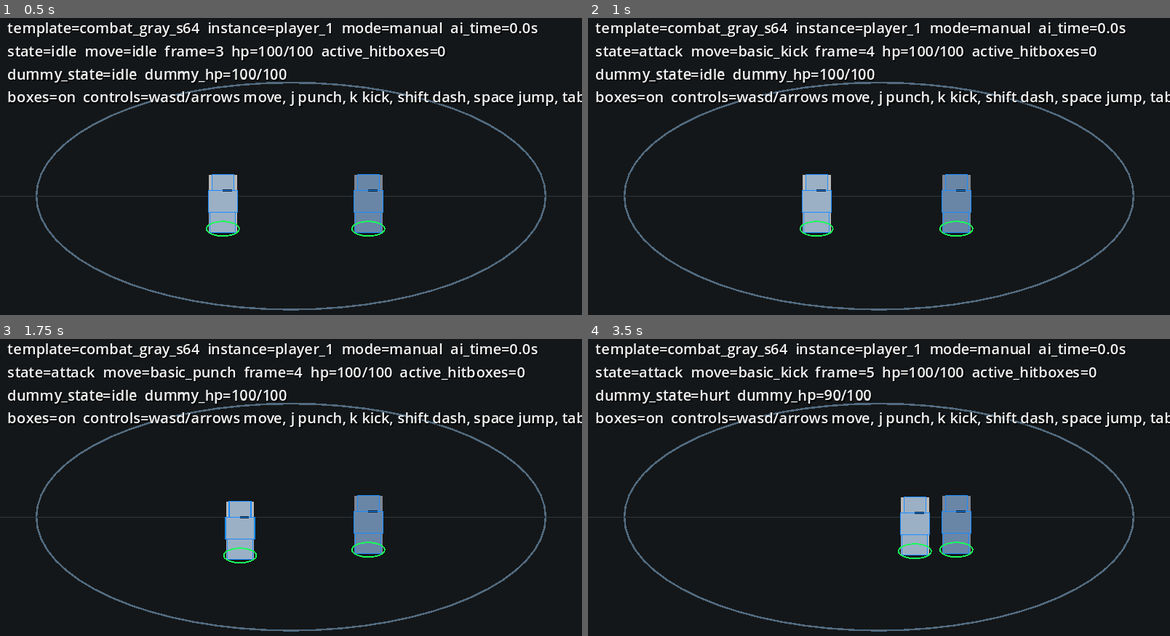
Above: before the commit, frames 1-4 (two rows, left to right).
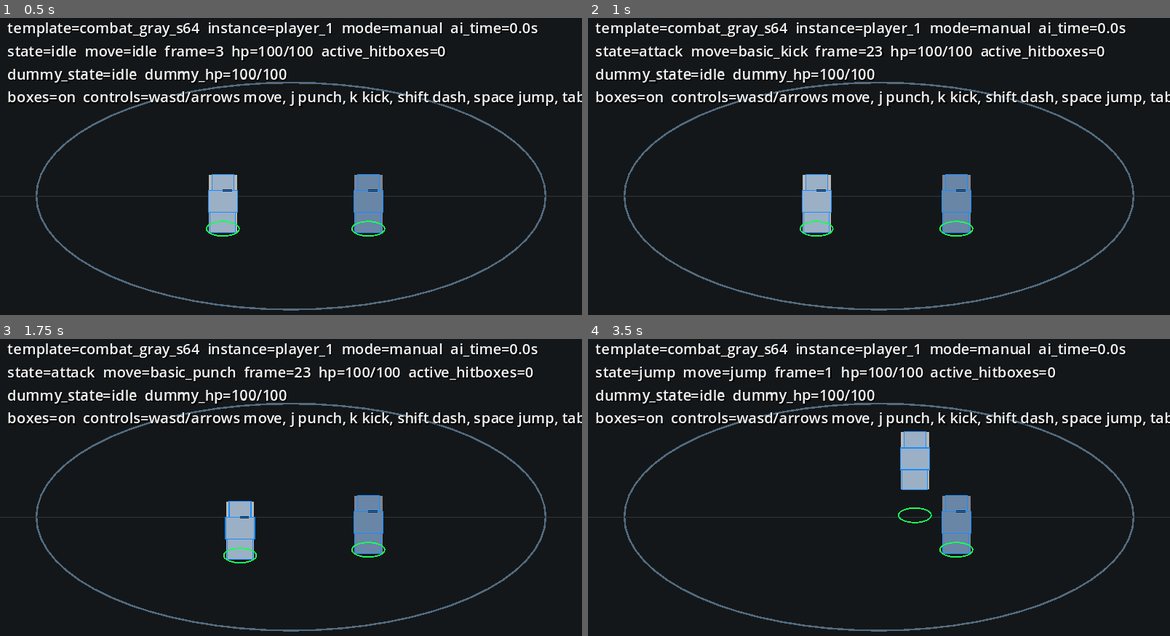
Above: after the commit, the same moments.

Repository: proletariat64/SpritesPlayground
Game: Godot game, scene res://godot/scenes/Playground.tscn
Same seed, same stepped clock (60 frames per second), same inputs: the game is played once before the commit and once after it.
Inputs:
- Up to frame 1 (0.5 s): no input
- Up to frame 2 (1 s): tap Enter at 0.5 s; hold D (move_right) from 0.53 s (still down); tap K (basic_kick) at 0.6 s; tap Space (jump) at 0.77 s; tap J (basic_punch) at 0.8 s
- Up to frame 3 (1.75 s): tap Space (jump) at 1.07, 1.52 s; release D (move_right) at 1.28 s; hold S (move_down) from 1.28 s (still down); tap J (basic_punch) at 1.35 s; tap Shift (dash) at 1.55 s
- Up to frame 4 (3.5 s): tap Space (jump) at 1.82, 2.3, 2.85, 3.02, 3.32 s; release S (move_down) at 2.03 s; hold D (move_right) 2.03-2.78 s; tap Shift (dash) at 2.1 s; hold W (move_up) from 2.78 s (still down); tap K (basic_kick) at 3.05 s

Frame 1 is identical in both runs. In frame 2, 0.8% of the frame differs, in the area x 47-89%, y 9-15%; in frame 3, 0.8%; in frame 4, 4.3%, in the area x 8-88%, y 9-75%.

Commit message:
fix: address G1 runtime review findings

Diff:
--- /dev/null
+++ b/godot/scripts/character_template.gd
@@ -0,0 +1,23 @@
+extends Resource
+class_name CharacterTemplate
+
+const MoveLibraryScript := preload("res://godot/scripts/move_library.gd")
+
+
+static func combat_gray_s64() -> Dictionary:
+	return {
+		"template_id": "combat_gray_s64",
+		"sprite_size_class": "s64",
+		"frame_size": 80,
+		"max_hp": 100,
+		"hurtbox_profile": {
+			"hurt_head": Rect2(-12, -64, 24, 18),
+			"hurt_upper_body": Rect2(-16, -46, 32, 24),
+			"hurt_lower_body": Rect2(-14, -22, 28, 22),
+		},
+		"foot_collision_profile": {
+			"center": Vector2(0, -4),
+			"radius": Vector2(18, 8),
+		},
+		"move_templates": MoveLibraryScript.combat_gray_s64_moves(),
+	}
--- a/godot/scripts/combat_character.gd
+++ b/godot/scripts/combat_character.gd
@@ -3,6 +3,7 @@
 
 const MoveExecutorScript := preload("res://godot/scripts/move_executor.gd")
 const StateMachineScript := preload("res://godot/scripts/combat_state_machine.gd")
+const CharacterTemplateScript := preload("res://godot/scripts/character_template.gd")
 
 var template_id: String = "combat_gray_s64"
 var instance_id: String = "character"
@@ -13,16 +14,9 @@
 var control_mode: String = "manual"
 var debug_boxes_visible: bool = true
 var is_test_dummy: bool = false
-
-var hurtbox_profile: Dictionary = {
-	"hurt_head": Rect2(-12, -64, 24, 18),
-	"hurt_upper_body": Rect2(-16, -46, 32, 24),
-	"hurt_lower_body": Rect2(-14, -22, 28, 22),
-}
-var foot_collision_profile: Dictionary = {
-	"center": Vector2(0, -4),
-	"radius": Vector2(18, 8),
-}
+var template: Dictionary = {}
+var hurtbox_profile: Dictionary = {}
+var foot_collision_profile: Dictionary = {}
 
 var move_executor: Node
 var state_machine: Node
@@ -35,11 +29,12 @@
 
 
 func _ready() -> void:
-	_rng.randomize()
+	_rng.seed = hash(instance_id)
+	_load_template()
 	move_executor = MoveExecutorScript.new()
 	move_executor.name = "move_executor"
 	add_child(move_executor)
-	move_executor.configure(_combat_gray_move_templates())
+	move_executor.configure(template["move_templates"])
 
 	state_machine = StateMachineScript.new()
 	state_machine.name = "state_machine"
@@ -47,6 +42,17 @@
 	state_machine.configure(move_executor)
 
 	queue_redraw()
+
+
+func _load_template() -> void:
+	template = CharacterTemplateScript.combat_gray_s64()
+	template_id = str(template["template_id"])
+	sprite_size_class = str(template["sprite_size_class"])
+	frame_size = int(template["frame_size"])
+	max_hp = int(template["max_hp"])
+	current_hp = max_hp
+	hurtbox_profile = template["hurtbox_profile"].duplicate(true)
+	foot_collision_profile = template["foot_collision_profile"].duplicate(true)
 
 
 func tick_character(delta: float, arena_center: Vector2, arena_radius: Vector2) -> void:
@@ -85,28 +91,12 @@
 	position = new_position
 	current_hp = max_hp
 	_flash_time = 0.0
-	move_executor.cancel()
-	state_machine.current_state = StateMachineScript.STATE_IDLE
-	state_machine.current_move = ""
-	state_machine.visual_jump_offset = 0.0
-	state_machine.state_elapsed = 0.0
+	state_machine.reset_to_idle()
 	queue_redraw()
 
 
 func active_hitboxes_world() -> Array:
-	var entries: Array = []
-	for local_entry in move_executor.active_hitboxes_local():
-		var local_rect: Rect2 = local_entry["rect"]
-		if state_machine.facing < 0:
-			local_rect.position.x = -local_rect.position.x - local_rect.size.x
-		local_rect.position.y += state_machine.visual_jump_offset
-		entries.append({
-			"window_index": int(local_entry["window_index"]),
-			"hitbox_id": str(local_entry["hitbox_id"]),
-			"damage": int(local_entry["damage"]),
-			"rect": Rect2(global_position + local_rect.position, local_rect.size),
-		})
-	return entries
+	return move_executor.active_hitboxes_world(global_position, state_machine.facing, state_machine.visual_jump_offset)
 
 
 func hurtboxes_world() -> Array:
@@ -148,9 +138,15 @@
 	if Input.is_action_just_pressed("jump"):
 		state_machine.request_action("jump")
 	if Input.is_action_just_pressed("basic_punch"):
-		state_machine.request_action("basic_punch")
+		request_attack("basic_punch")
 	if Input.is_action_just_pressed("basic_kick"):
-		state_machine.request_action("basic_kick")
+		request_attack("basic_kick")
+
+
+func request_attack(move_id: String) -> bool:
+	if not state_machine.can_start_attack():
+		return false
+	return move_executor.start_attack_intent(move_id)
 
 
 func _tick_ai(delta: float) -> Vector2:
@@ -171,9 +167,9 @@
 		3:
 			state_machine.request_action("jump")
 		4:
-			state_machine.request_action("basic_punch")
+			request_attack("basic_punch")
 		5:
-			state_machine.request_action("basic_kick")
+			request_attack("basic_kick")
 	return _ai_vector
 
 
@@ -188,39 +184,6 @@
 	position += clamped_foot - foot
 
 
-func _combat_gray_move_templates() -> Dictionary:
-	return {
-		"basic_punch": {
-			"move_id": "basic_punch",
-			"fps": 12.0,
-			"duration": 0.45,
-			"hitbox_windows": [
-				{
-					"from": 0.12,
-					"to": 0.20,
-					"hitbox_id": "hit_fist_1",
-					"damage": 8,
-					"rect": Rect2(12, -48, 24, 14),
-				},
-			],
-		},
-		"basic_kick": {
-			"move_id": "basic_kick",
-			"fps": 12.0,
-			"duration": 0.55,
-			"hitbox_windows": [
-				{
-					"from": 0.20,
-					"to": 0.32,
-					"hitbox_id": "hit_leg_1",
-					"damage": 10,
-					"rect": Rect2(10, -26, 34, 14),
-				},
-			],
-		},
-	}
-
-
 func _draw() -> void:
 	var jump_y: float = state_machine.visual_jump_offset
 	var body_color := Color(0.72, 0.72, 0.72)
@@ -244,11 +207,9 @@
 		draw_rect(rect, Color(0.1, 0.55, 1.0, 0.18), true)
 		draw_rect(rect, Color(0.1, 0.55, 1.0), false, 1.0)
 
-	for hitbox in move_executor.active_hitboxes_local():
+	for hitbox in active_hitboxes_world():
 		var hit_rect: Rect2 = hitbox["rect"]
-		if state_machine.facing < 0:
-			hit_rect.position.x = -hit_rect.position.x - hit_rect.size.x
-		hit_rect.position.y += jump_y
+		hit_rect.position -= global_position
 		draw_rect(hit_rect, Color(1.0, 0.18, 0.08, 0.26), true)
 		draw_rect(hit_rect, Color(1.0, 0.18, 0.08), false, 1.0)
 
--- a/godot/scripts/combat_state_machine.gd
+++ b/godot/scripts/combat_state_machine.gd
@@ -15,6 +15,7 @@
 var visual_jump_offset: float = 0.0
 var state_elapsed: float = 0.0
 var facing: int = 1
+var locked_attack_facing: int = 1
 
 var walk_speed: float = 95.0
 var dash_speed: float = 240.0
@@ -28,6 +29,7 @@
 
 func configure(move_executor: Node) -> void:
 	_move_executor = move_executor
+	_move_executor.move_started.connect(_on_move_started)
 	_move_executor.move_finished.connect(_on_move_finished)
 
 
@@ -36,7 +38,7 @@
 		return false
 	if current_state == STATE_HURT:
 		return false
-	if current_state == STATE_ATTACK and _move_executor.is_executing():
+	if current_state == STATE_ATTACK:
 		return false
 
 	match action_id:
@@ -46,12 +48,19 @@
 		STATE_JUMP:
 			_enter_state(STATE_JUMP)
 			return true
-		"basic_punch", "basic_kick":
-			if _move_executor.start_move(action_id):
-				current_move = action_id
-				_enter_state(STATE_ATTACK)
-				return true
 	return false
+
+
+func can_start_attack() -> bool:
+	return current_state in [STATE_IDLE, STATE_WALK]
+
+
+func reset_to_idle() -> void:
+	_move_executor.cancel()
+	velocity = Vector2.ZERO
+	visual_jump_offset = 0.0
+	current_move = STATE_IDLE
+	_enter_state(STATE_IDLE)
 
 
 func enter_hurt() -> void:
@@ -74,17 +83,19 @@
 	velocity = Vector2.ZERO
 	state_elapsed += delta
 
-	if input_vector.x < -0.05:
-		facing = -1
-	elif input_vector.x > 0.05:
-		facing = 1
+	if current_state != STATE_ATTACK:
+		if input_vector.x < -0.05:
+			facing = -1
+		elif input_vector.x > 0.05:
+			facing = 1
 
 	match current_state:
 		STATE_DEAD:
 			visual_jump_offset = 0.0
 			return
 		STATE_ATTACK:
-			_move_executor.tick(delta)
+			facing = locked_attack_facing
+			_move_executor.tick()
 			visual_jump_offset = 0.0
 			return
 		STATE_HURT:
@@ -143,3 +154,11 @@
 	if current_state == STATE_ATTACK:
 		current_move = ""
 		_enter_state(STATE_IDLE)
+
+
+func _on_move_started(move_id: String) -> void:
+	if current_state == STATE_DEAD or current_state == STATE_HURT:
+		return
+	locked_attack_facing = facing
+	current_move = move_id
+	_enter_state(STATE_ATTACK)
--- a/godot/scripts/move_executor.gd
+++ b/godot/scripts/move_executor.gd
@@ -2,11 +2,11 @@
 class_name MoveExecutor
 
 signal move_finished(move_id: String)
+signal move_started(move_id: String)
 
 var move_templates: Dictionary = {}
 var active_move_id: String = ""
 var active_move: Dictionary = {}
-var elapsed: float = 0.0
 var frame_index: int = 0
 
 var _hit_marks: Dictionary = {}
@@ -17,34 +17,30 @@
 	cancel()
 
 
-func start_move(move_id: String) -> bool:
+func start_attack_intent(move_id: String) -> bool:
 	if not move_templates.has(move_id):
 		return false
 	active_move_id = move_id
 	active_move = move_templates[move_id]
-	elapsed = 0.0
 	frame_index = 0
 	_hit_marks.clear()
+	move_started.emit(active_move_id)
 	return true
 
 
 func cancel() -> void:
 	active_move_id = ""
 	active_move = {}
-	elapsed = 0.0
 	frame_index = 0
 	_hit_marks.clear()
 
 
-func tick(delta: float) -> void:
+func tick() -> void:
 	if not is_executing():
 		return
 
-	elapsed += delta
-	var fps := float(active_move.get("fps", 12.0))
-	frame_index = int(floor(elapsed * fps))
-
-	if elapsed >= float(active_move.get("duration", 0.0)):
+	frame_index += 1
+	if frame_index >= int(active_move.get("total_frames", 1)):
 		var finished_id := active_move_id
 		cancel()
 		move_finished.emit(finished_id)
@@ -66,15 +62,31 @@
 	var windows: Array = active_move.get("hitbox_windows", [])
 	for i in windows.size():
 		var window: Dictionary = windows[i]
-		var starts_at := float(window.get("from", 0.0))
-		var ends_at := float(window.get("to", 0.0))
-		if elapsed < starts_at or elapsed > ends_at:
+		var first_frame := int(window.get("from_frame", 0))
+		var last_frame := int(window.get("to_frame", first_frame))
+		if frame_index < first_frame or frame_index > last_frame:
 			continue
 		entries.append({
 			"window_index": i,
 			"hitbox_id": str(window.get("hitbox_id", "")),
 			"damage": int(window.get("damage", 0)),
 			"rect": window.get("rect", Rect2()),
+		})
+	return entries
+
+
+func active_hitboxes_world(owner_position: Vector2, facing: int, visual_jump_offset: float) -> Array:
+	var entries: Array = []
+	for local_entry in active_hitboxes_local():
+		var local_rect: Rect2 = local_entry["rect"]
+		if facing < 0:
+			local_rect.position.x = -local_rect.position.x - local_rect.size.x
+		local_rect.position.y += visual_jump_offset
+		entries.append({
+			"window_index": int(local_entry["window_index"]),
+			"hitbox_id": str(local_entry["hitbox_id"]),
+			"damage": int(local_entry["damage"]),
+			"rect": Rect2(owner_position + local_rect.position, local_rect.size),
 		})
 	return entries
 
--- /dev/null
+++ b/godot/scripts/move_library.gd
@@ -0,0 +1,35 @@
+extends Resource
+class_name MoveLibrary
+
+
+static func combat_gray_s64_moves() -> Dictionary:
+	return {
+		"basic_punch": {
+			"move_id": "basic_punch",
+			"fps": 60,
+			"total_frames": 27,
+			"hitbox_windows": [
+				{
+					"from_frame": 7,
+					"to_frame": 12,
+					"hitbox_id": "hit_fist_1",
+					"damage": 8,
+					"rect": Rect2(12, -48, 24, 14),
+				},
+			],
+		},
+		"basic_kick": {
+			"move_id": "basic_kick",
+			"fps": 60,
+			"total_frames": 33,
+			"hitbox_windows": [
+				{
+					"from_frame": 12,
+					"to_frame": 19,
+					"hitbox_id": "hit_leg_1",
+					"damage": 10,
+					"rect": Rect2(10, -26, 34, 14),
+				},
+			],
+		},
+	}
--- a/godot/scripts/playground.gd
+++ b/godot/scripts/playground.gd
@@ -1,6 +1,7 @@
 extends Node2D
 
 const CombatCharacterScript := preload("res://godot/scripts/combat_character.gd")
+const COMBAT_TICK_RATE := 60
 
 var arena_center := Vector2(320, 205)
 var arena_radius := Vector2(280, 125)
@@ -12,6 +13,7 @@
 
 
 func _ready() -> void:
+	Engine.physics_ticks_per_second = COMBAT_TICK_RATE
 	_ensure_input_actions()
 	player = _spawn_character("combat_gray_s64", "player_1", Vector2(245, 245), false)
 	dummy = _spawn_character("combat_gray_s64", "test_dummy_1", Vector2(405, 245), true)
@@ -19,7 +21,17 @@
 	_ai_started_at_msec = Time.get_ticks_msec()
 
 
-func _process(delta: float) -> void:
+func _process(_delta: float) -> void:
+	_update_debug_gui()
+	queue_redraw()
+
+
+func _physics_process(delta: float) -> void:
+	_process_input()
+	_tick_combat(delta)
+
+
+func _process_input() -> void:
 	if Input.is_action_just_pressed("toggle_ai"):
 		player.control_mode = "ai" if player.control_mode == "manual" else "manual"
 		_ai_started_at_msec = Time.get_ticks_msec()
@@ -32,12 +44,12 @@
 		player.control_mode = "manual"
 		_ai_started_at_msec = Time.get_ticks_msec()
 
+
+func _tick_combat(delta: float) -> void:
 	player.tick_character(delta, arena_center, arena_radius)
 	dummy.tick_character(delta, arena_center, arena_radius)
 	_process_hits(player, dummy)
 	_process_hits(dummy, player)
-	_update_debug_gui()
-	queue_redraw()
 
 
 func _spawn_character(template_id: String, instance_id: String, spawn_position: Vector2, test_dummy: bool) -> Node2D:
--- a/tools/runtime_smoke.gd
+++ b/tools/runtime_smoke.gd
@@ -1,9 +1,6 @@
 extends SceneTree
 
-const CombatCharacterScript := preload("res://godot/scripts/combat_character.gd")
-
-var arena_center := Vector2(320, 205)
-var arena_radius := Vector2(280, 125)
+const PlaygroundScene := preload("res://godot/scenes/Playground.tscn")
 
 
 func _init() -> void:
@@ -11,9 +8,17 @@
 
 
 func _run() -> void:
-	var punch_ok: bool = await _run_move_hit_smoke("basic_punch", 8)
-	var kick_ok: bool = await _run_move_hit_smoke("basic_kick", 10)
-	if punch_ok and kick_ok:
+	var playground: Node = PlaygroundScene.instantiate()
+	root.add_child(playground)
+	await process_frame
+	await physics_frame
+
+	var punch_ok: bool = await _run_move_hit_smoke(playground, "basic_punch", 8)
+	var kick_ok: bool = await _run_move_hit_smoke(playground, "basic_kick", 10)
+	var lethal_ok: bool = await _run_lethal_smoke(playground)
+	var non_goal_ok: bool = await _run_non_goal_attack_lockout_smoke(playground)
+	var ai_ok: bool = await _run_ai_stress_smoke(playground)
+	if punch_ok and kick_ok and lethal_ok and non_goal_ok and ai_ok:
 		print("runtime_smoke=PASS")
 		quit(0)
 	else:
@@ -21,40 +26,78 @@
 		quit(1)
 
 
-func _run_move_hit_smoke(move_id: String, expected_damage: int) -> bool:
-	var attacker: Node2D = CombatCharacterScript.new()
-	var target: Node2D = CombatCharacterScript.new()
-	root.add_child(attacker)
-	root.add_child(target)
-	await process_frame
+func _run_move_hit_smoke(playground: Node, move_id: String, expected_damage: int) -> bool:
+	playground.player.reset_runtime(Vector2(245, 245))
+	playground.dummy.reset_runtime(_target_position_for(move_id))
+	playground.player.request_attack(move_id)
 
-	attacker.instance_id = "smoke_attacker"
-	target.instance_id = "smoke_target"
-	attacker.position = Vector2(245, 245)
-	target.position = Vector2(282, 245)
-	attacker.is_test_dummy = true
-	target.is_test_dummy = true
+	var saw_attack := false
+	var saw_hurt := false
+	for i in 45:
+		await physics_frame
+		if playground.player.state_machine.current_state == "attack":
+			saw_attack = true
+		if playground.dummy.state_machine.current_state == "hurt":
+			saw_hurt = true
 
-	attacker.state_machine.request_action(move_id)
-	for i in 45:
-		attacker.tick_character(1.0 / 60.0, arena_center, arena_radius)
-		target.tick_character(1.0 / 60.0, arena_center, arena_radius)
-		_process_hits(attacker, target)
-
-	var expected_hp: int = target.max_hp - expected_damage
-	var did_hit_once: bool = target.current_hp == expected_hp
-	attacker.queue_free()
-	target.queue_free()
-	return did_hit_once
+	var expected_hp: int = playground.dummy.max_hp - expected_damage
+	return saw_attack and saw_hurt and playground.dummy.current_hp == expected_hp
 
 
-func _process_hits(attacker: Node2D, target: Node2D) -> void:
-	for hitbox in attacker.active_hitboxes_world():
-		var window_index := int(hitbox["window_index"])
-		if not attacker.move_executor.can_hit_target(target.instance_id, window_index):
-			continue
-		for hurtbox in target.hurtboxes_world():
-			if Rect2(hitbox["rect"]).intersects(Rect2(hurtbox["rect"])):
-				target.take_hit(int(hitbox["damage"]), str(hitbox["hitbox_id"]), attacker.instance_id)
-				attacker.move_executor.mark_target_hit(target.instance_id, window_index)
-				break
+func _run_lethal_smoke(playground: Node) -> bool:
+	playground.player.reset_runtime(Vector2(245, 245))
+	playground.dummy.reset_runtime(_target_position_for("basic_kick"))
+	playground.dummy.current_hp = 10
+	playground.player.request_attack("basic_kick")
+	for i in 45:
+		await physics_frame
+	return playground.dummy.current_hp == 0 and playground.dummy.state_machine.current_state == "dead"
+
+
+func _run_non_goal_attack_lockout_smoke(playground: Node) -> bool:
+	playground.player.reset_runtime(Vector2(245, 245))
+	playground.dummy.reset_runtime(_target_position_for("basic_punch"))
+	playground.player.state_machine.request_action("dash")
+	var dash_blocked: bool = not playground.player.request_attack("basic_punch")
+	for i in 20:
+		await physics_frame
+
+	playground.player.reset_runtime(Vector2(245, 245))
+	playground.dummy.reset_runtime(_target_position_for("basic_kick"))
+	playground.player.state_machine.request_action("jump")
+	var jump_blocked: bool = not playground.player.request_attack("basic_kick")
+	for i in 30:
+		await physics_frame
+	return dash_blocked and jump_blocked
+
+
+func _run_ai_stress_smoke(playground: Node) -> bool:
+	playground.player.reset_runtime(Vector2(245, 245))
+	playground.dummy.reset_runtime(Vector2(405, 245))
+	playground.player.control_mode = "ai"
+	var valid_states := {
+		"idle": true,
+		"walk": true,
+		"dash": true,
+		"jump": true,
+		"attack": true,
+		"hurt": true,
+		"dead": true,
+	}
+	for i in 10800:
+		playground._tick_combat(1.0 / 60.0)
+		if not valid_states.has(playground.player.state_machine.current_state):
+			return false
+		if playground.player.state_machine.current_state == "attack" and not playground.player.move_executor.is_executing():
+			return false
+		if playground.player.position.distance_to(playground.arena_center) > 700.0:
+			return false
+	playground.player.control_mode = "manual"
+	return true
+
+
+func _target_position_for(move_id: String) -> Vector2:
+	# Places the dummy's upper/lower hurtboxes inside the named move's first active hitbox.
+	if move_id == "basic_kick":
+		return Vector2(282, 245)
+	return Vector2(282, 245)
Not shown, changed: docs/PRD.md
